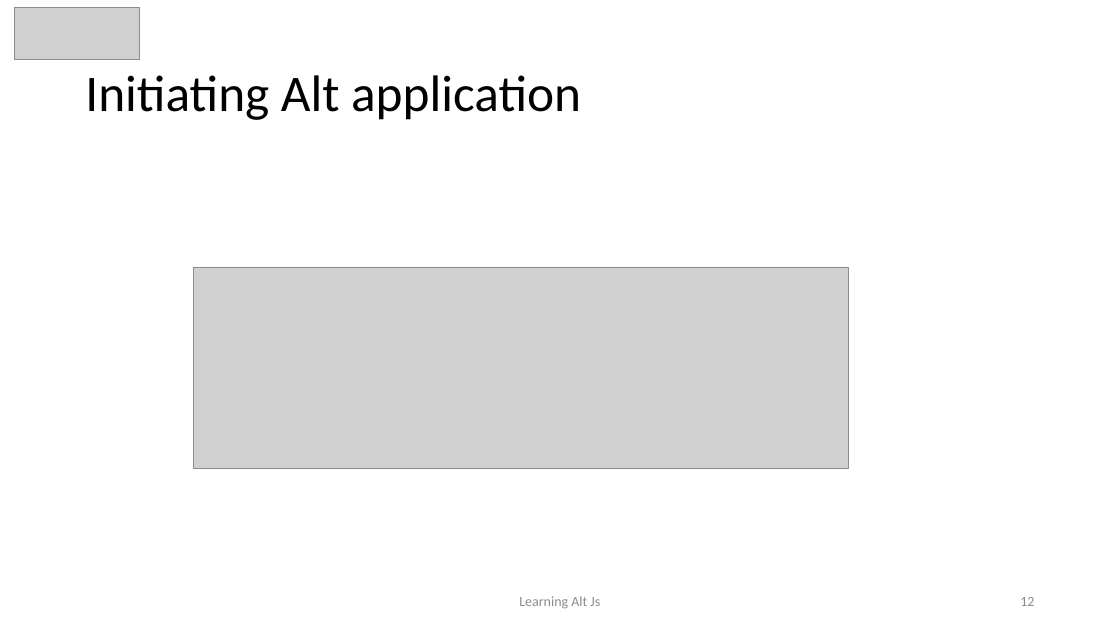
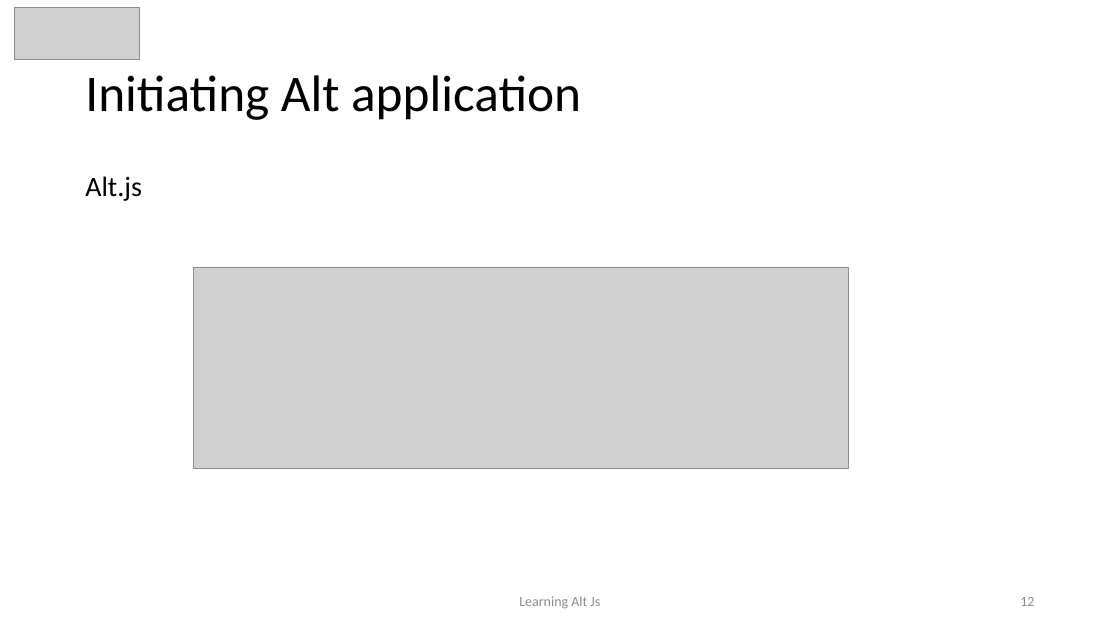
Before and after one commit to awahab29/samplealt, a slide deck: slide 12 of React.pptx. Drawn at 1120x630 pixels with LibreOffice and Linux fonts; fonts in the diff are those of the drawing; grey boxes stand for pictures. Boxes give left, top, right and bottom in pixels: in the first picture for what was removed or moved away, otherwise in the second. Text is boxed around its words. In the diff, an @@ line names an element or a change of style, - is before the commit and + after.

```diff
--- a/React.pptx
+++ b/React.pptx
@@ text added at (x1=85, y1=176, x2=142, y2=201), 24 pt, text #000000 @@
+Alt.js
```
Also in this commit, not shown: 4 other slides changed.
